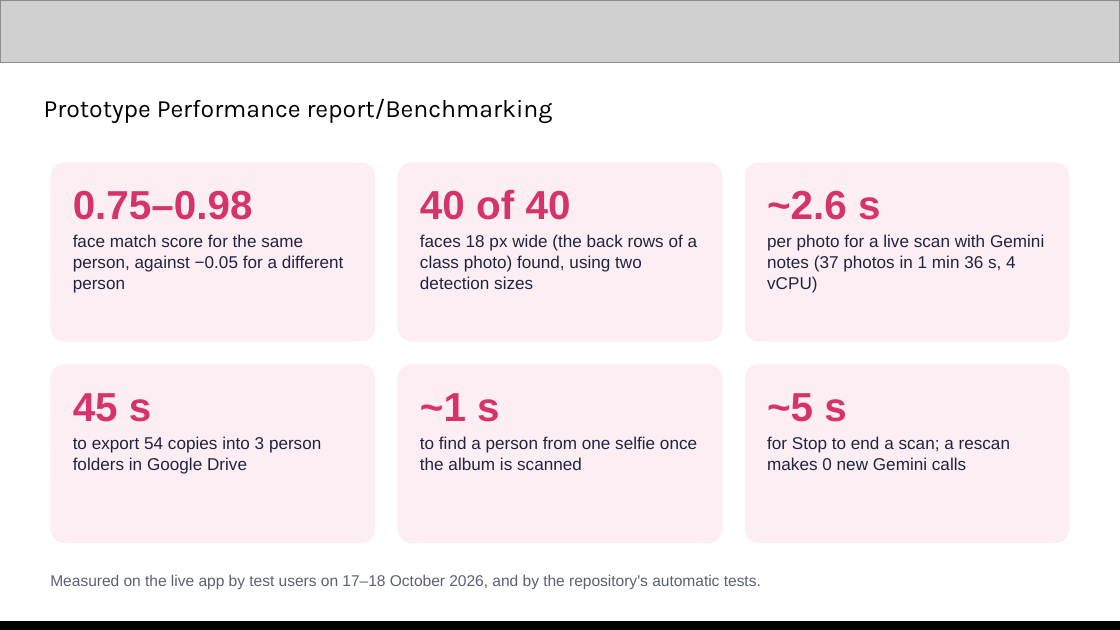
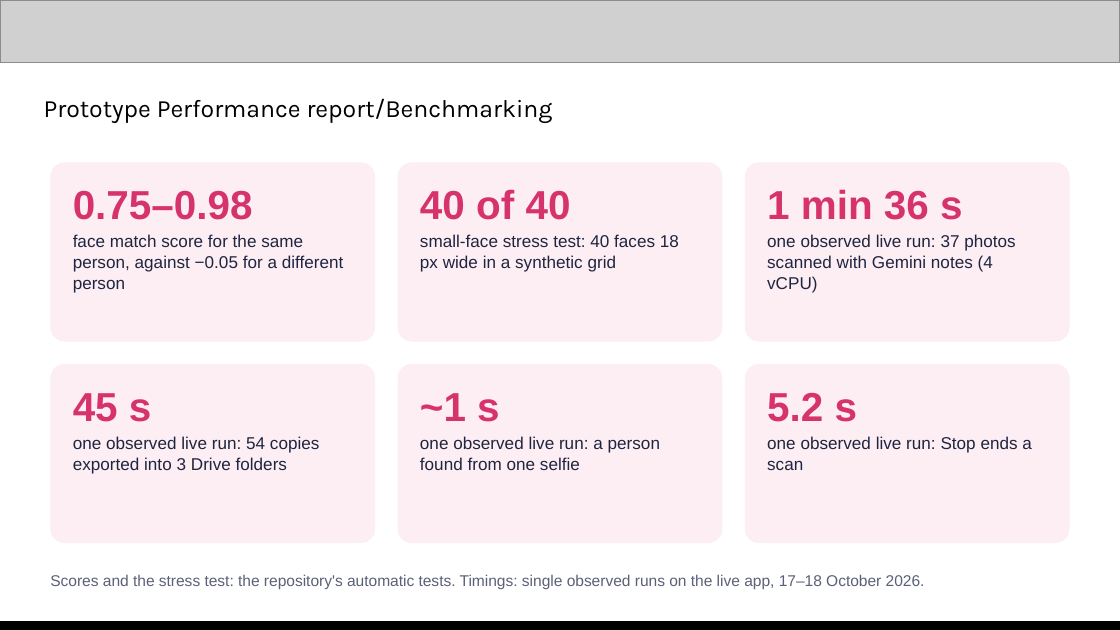
Before and after one commit to Khunapat/facefinder, a slide deck: slide 11 of docs/deck/FaceFinder_deck.pptx. Drawn at 1120x630 pixels with LibreOffice and Linux fonts; fonts in the diff are those of the drawing; grey boxes stand for pictures. Boxes give left, top, right and bottom in pixels: in the first picture for what was removed or moved away, otherwise in the second. Text is boxed around its words. In the diff, an @@ line names an element or a change of style, - is before the commit and + after.

```diff
--- a/docs/deck/FaceFinder_deck.pptx
+++ b/docs/deck/FaceFinder_deck.pptx
@@ text at <box>767,189,1015,293</box>: text changed @@
-~2.6 s
-per photo for a live scan with Gemini notes (37 photos in 1 min 36 s, 4 vCPU)
+1 min 36 s
+one observed live run: 37 photos scanned with Gemini notes (4 vCPU)
@@ text at <box>420,234,679,272</box>: text changed @@
-faces 18 px wide (the back rows of a class photo) found, using two detection sizes
+small-face stress test: 40 faces 18 px wide in a synthetic grid
@@ text at <box>767,393,1032,470</box>: text changed @@
-~5 s
-for Stop to end a scan; a rescan makes 0 new Gemini calls
+5.2 s
+one observed live run: Stop ends a scan
@@ text at <box>73,436,320,474</box>: text changed @@
-to export 54 copies into 3 person folders in Google Drive
+one observed live run: 54 copies exported into 3 Drive folders
@@ text at <box>420,436,660,470</box>: text changed @@
-to find a person from one selfie once the album is scanned
+one observed live run: a person found from one selfie
@@ text at <box>50,574,925,589</box>: text changed @@
-Measured on the live app by test users on 17–18 October 2026, and by the repository's automatic tests.
+Scores and the stress test: the repository's automatic tests. Timings: single observed runs on the live app, 17–18 October 2026.
```
Also in this commit, not shown: 10 other slides changed, 9 other files.
